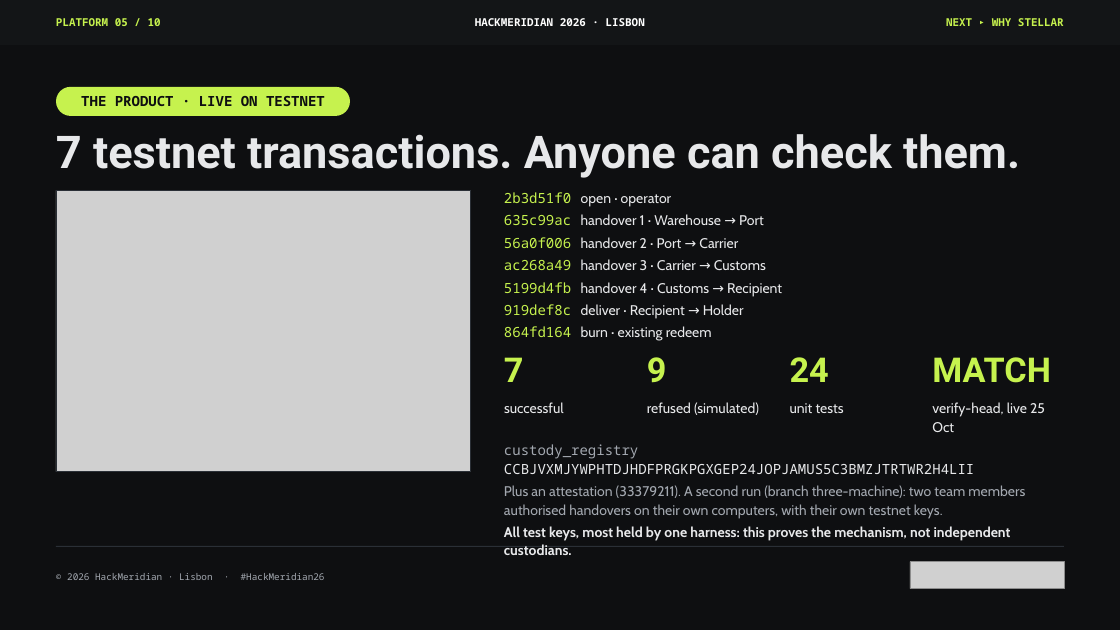
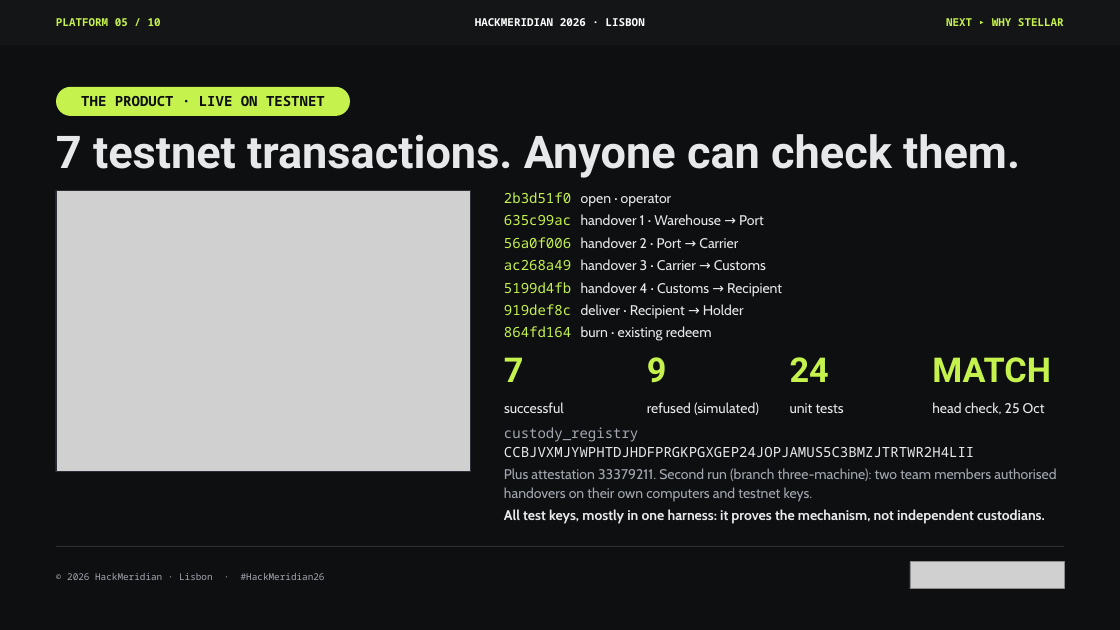
Before and after one commit to pwsaragossy/hackmeridian-cos, a slide deck: slide 5 of projects/hackmeridian-rail/deck/radox-custody-rail.pptx. Drawn at 1120x630 pixels with LibreOffice and Linux fonts; fonts in the diff are those of the drawing; grey boxes stand for pictures. Boxes give left, top, right and bottom in pixels: in the first picture for what was removed or moved away, otherwise in the second. Text is boxed around its words. In the diff, an @@ line names an element or a change of style, - is before the commit and + after.

```diff
--- a/projects/hackmeridian-rail/deck/radox-custody-rail.pptx
+++ b/projects/hackmeridian-rail/deck/radox-custody-rail.pptx
@@ text at [932,402,1045,415]: text changed @@
-verify-head, live 25 Oct
+head check, 25 Oct
@@ text "custody_registry CCBJVXMJYWPHTDJHDFPRGKPGXGEP24JOPJAMUS5C3BM ...": place and size @@
-text "custody_registry CCBJVXMJYWPHTDJHDFPRGKPGXGEP24JOPJAMUS5C3BM ..." at [504,444,1025,541]
+text "custody_registry CCBJVXMJYWPHTDJHDFPRGKPGXGEP24JOPJAMUS5C3BM ..." at [504,427,1056,524]
@@ text at [504,468,1056,524]: text changed @@
-Plus an attestation (33379211). A second run (branch three-machine): two team members authorised handovers on their own computers, with their own testnet keys.
-All test keys, most held by one harness: this proves the mechanism, not independent custodians.
+Plus attestation 33379211. Second run (branch three-machine): two team members authorised handovers on their own computers and testnet keys.
+All test keys, mostly in one harness: it proves the mechanism, not independent custodians.
```
Also in this commit, not shown: 3 other slides changed, 3 other files.
